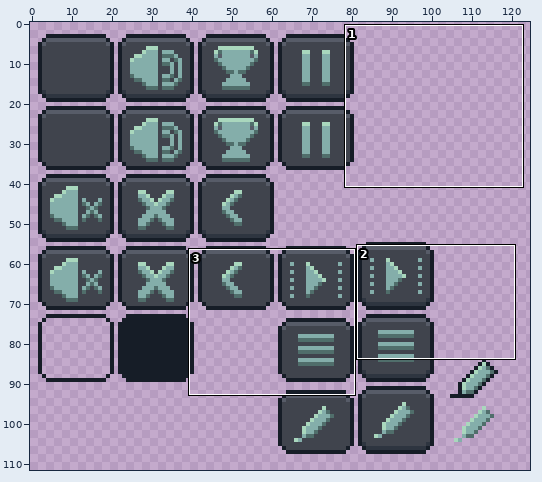
A pixel-art file gets an edit: Assets/Native/Sprites/UI/Buttons.aseprite. The first picture is a wide view before the edit; the outline marks the close-up.
Close-up. Old version:
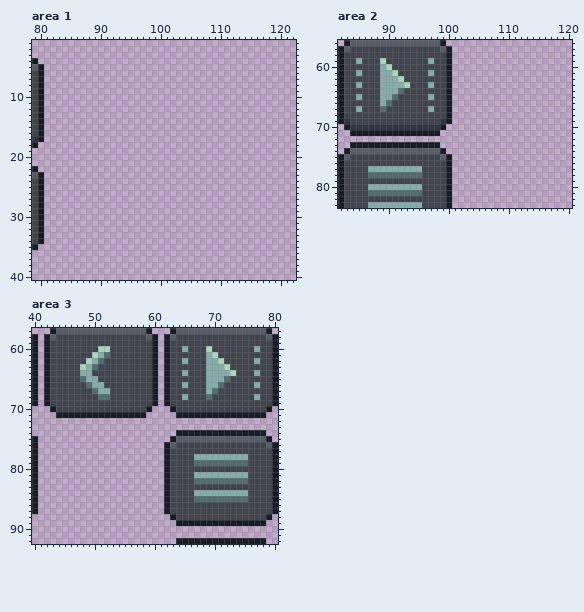
128x128 pixels, 1 frame. Shown: area 1: x 79..122, y 1..40; area 2: x 82..120, y 56..83; area 3: x 40..80, y 57..92. The wide view leaves out empty margins.
After:
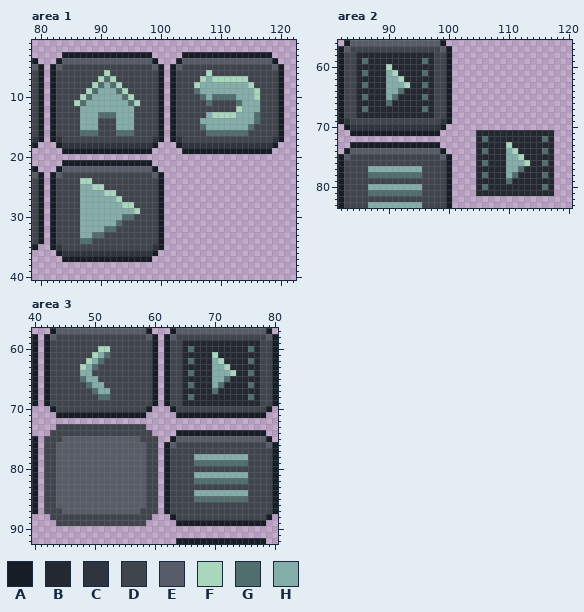
Palette (. is transparent): A #161d27  B #242830  C #2e3540  D #40444d  E #575c68  F #a9d7bd  G #506e6b  H #84aeaa
Author's note on the commit: add animated background case button
Change:
Changed rows in their new state; - is an unchanged pixel.
Area 1:
first column x 82:
 3 --AAAAAAAAAAAAAAA-----AAAAAAAAAAAAAAA--
 4 -AEEEEEEEEEEEEEEEA---AEEEEEEEEEEEEEEEA-
 5 AEDDDDDDDDDDDDDDDEA-AEDDDDDDDDDDDDDDDEA
 6 ADDDDDDDDFDDDDDDDDA-ADDDDDFDDDDDDDDDDDA
 7 ADDDDDDDFGFDDDDDDDA-ADDDDFHFFFFFFDDDDDA
 8 ADDDDDDFGHGFDDDDDDA-ADDDFHHHHHHHHFDDDDA
 9 ADDDDDFGHHHGFDDDDDA-ADDDGHHHHHHHHHFDDDA
10 ADDDDFGHHHHHGFDDDDA-ADDDDGHGGGGHHHFDDDA
11 ADDDFGHHHHHHHGFDDDA-ADDDDDGDDDDGHHHDDDA
12 ADDDDHHHHHHHHHDDDDA-ADDDDDDDDDDFHHHDDDA
13 ADDDDHHHGGGHHHDDDDA-ADDDDDHFFFFHHHGDDDA
14 ADDDDHHHDDDHHHDDDDA-ADDDDHHHHHHHHHGDDDA
15 ADDDDHHHDDDHHHDDDDA-ADDDDGHHHHHHHGDDDDA
16 ADDDDGGGDDDGGGDDDDA-ADDDDDGGGGGGGDDDDDA
17 ACDDDDDDDDDDDDDDDCA-ACDDDDDDDDDDDDDDDCA
18 -ACCCCCCCCCCCCCCCA---ACCCCCCCCCCCCCCCA-
19 --AAAAAAAAAAAAAAA-----AAAAAAAAAAAAAAA--
21 --AAAAAAAAAAAAAAA----------------------
22 -AEEEEEEEEEEEEEEEA---------------------
23 AEDDDDDDDDDDDDDDDEA--------------------
24 ADDDDFFDDDDDDDDDDDA--------------------
25 ADDDDHHFFDDDDDDDDDA--------------------
26 ADDDDHHHHFFDDDDDDDA--------------------
27 ADDDDHHHHHHFDDDDDDA--------------------
28 ADDDDHHHHHHHFFDDDDA--------------------
29 ADDDDHHHHHHHHHFDDDA--------------------
30 ADDDDHHHHHHHGGDDDDA--------------------
31 ADDDDHHHHHHGDDDDDDA--------------------
32 ADDDDHHHHGGDDDDDDDA--------------------
33 ADDDDHHGGDDDDDDDDDA--------------------
34 ADDDDGGDDDDDDDDDDDA--------------------
35 ACDDDDDDDDDDDDDDDCA--------------------
36 -ACCCCCCCCCCCCCCCA---------------------
37 --AAAAAAAAAAAAAAA----------------------
Area 2:
first column x 85:
58 BBBBBBBBBBBBB--------------------
59 BGBBBBBBBBBGB--------------------
60 BBBBB-BBBBBBB--------------------
61 BGBBB--BBBBGB--------------------
62 BBBBB---BBBBB--------------------
63 BGBBB----BBGB--------------------
64 BBBBB---BBBBB--------------------
65 BGBBB--BBBBGB--------------------
66 BBBBB-BBBBBBB--------------------
67 BGBBBBBBBBBGB--------------------
68 BBBBBBBBBBBBB--------------------
71 --------------------BBBBBBBBBBBBB
72 --------------------BGBBBBBBBBBGB
73 --------------------BBBBBFBBBBBBB
74 --------------------BGBBBHFBBBBGB
75 --------------------BBBBBHHFBBBBB
76 --------------------BGBBBHHHFBBGB
77 --------------------BBBBBHHGBBBBB
78 --------------------BGBBBHGBBBBGB
79 --------------------BBBBBGBBBBBBB
80 --------------------BGBBBBBBBBBGB
81 --------------------BBBBBBBBBBBBB
Area 3:
first column x 65:
59 BBBBBBBBBBBBB
60 BGBBBBBBBBBGB
61 BBBBB-BBBBBBB
62 BGBBB--BBBBGB
63 BBBBB---BBBBB
64 BGBBB----BBGB
65 BBBBB---BBBBB
66 BGBBB--BBBBGB
67 BBBBB-BBBBBBB
68 BGBBBBBBBBBGB
69 BBBBBBBBBBBBB
first column x 42:
73 --DDDDDDDDDDDDDDD--
74 -DDDDDDDDDDDDDDDDD-
75 DDDEEEEEEEEEEEEEDDD
76 DDEEEEEEEEEEEEEEEDD
77 DDEEEEEEEEEEEEEEEDD
78 DDEEEEEEEEEEEEEEEDD
79 DDEEEEEEEEEEEEEEEDD
80 DDEEEEEEEEEEEEEEEDD
81 DDEEEEEEEEEEEEEEEDD
82 DDEEEEEEEEEEEEEEEDD
83 DDEEEEEEEEEEEEEEEDD
84 DDEEEEEEEEEEEEEEEDD
85 DDEEEEEEEEEEEEEEEDD
86 DDEEEEEEEEEEEEEEEDD
87 DDDEEEEEEEEEEEEEDDD
88 -DDDDDDDDDDDDDDDDD-
89 --DDDDDDDDDDDDDDD--
